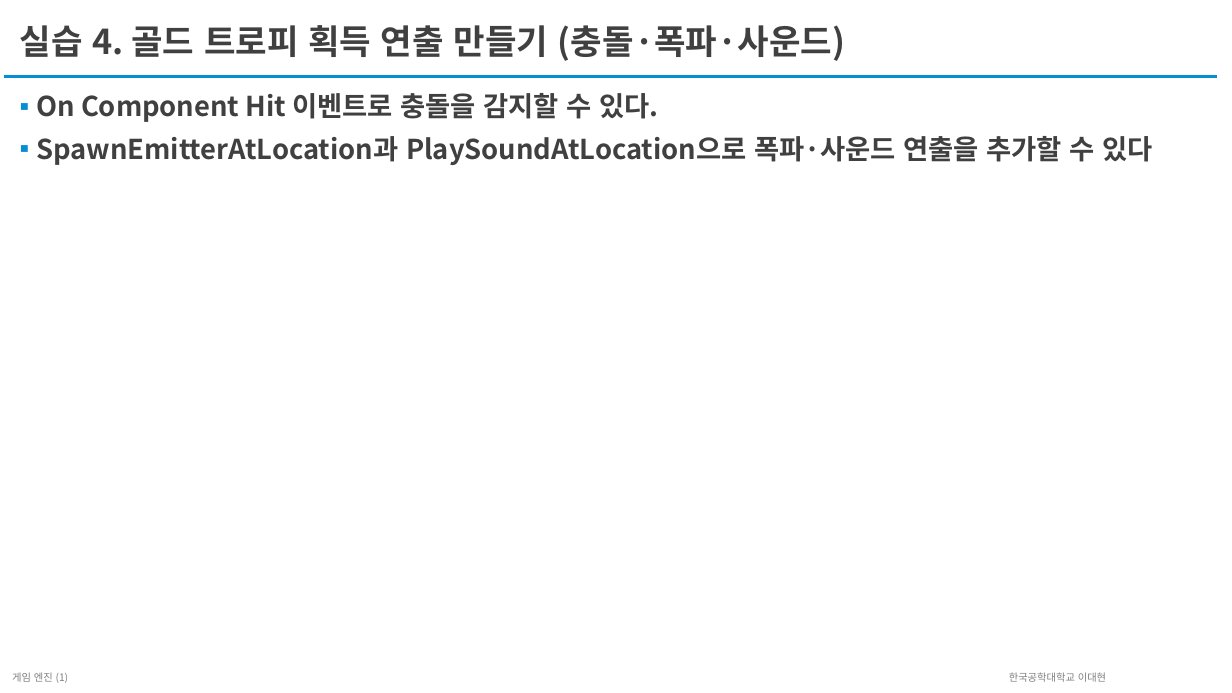
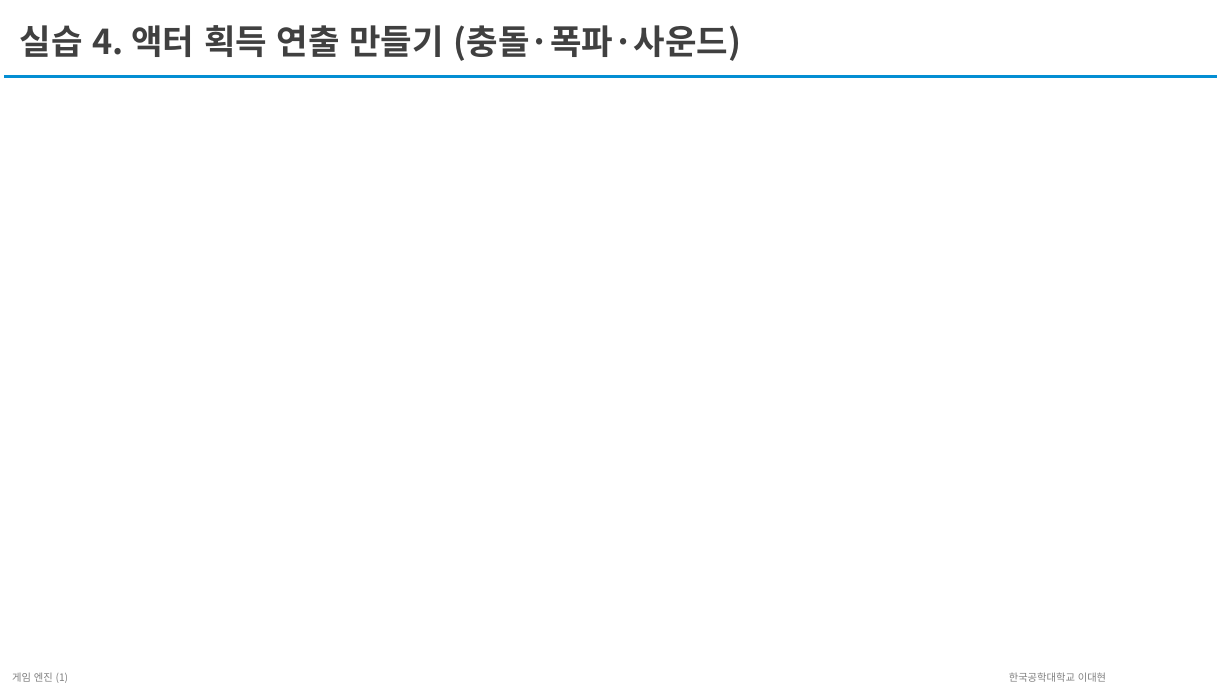
Before and after one commit to unreal-class/kmooc, a slide deck: slide 31 of LectureScript/2주차/2주차-교안-블루프린트 v2.pptx (slide 25 before the commit). Drawn at 1232x693 pixels with LibreOffice and Linux fonts; fonts in the diff are those of the drawing. Boxes give left, top, right and bottom in pixels: in the first picture for what was removed or moved away, otherwise in the second. Text is boxed around its words. In the diff, an @@ line names an element or a change of style, - is before the commit and + after.

```diff
--- a/LectureScript/2주차/2주차-교안-블루프린트 v2.pptx
+++ b/LectureScript/2주차/2주차-교안-블루프린트 v2.pptx
@@ title at [20,25,741,61]: text changed @@
-실습 4. 골드 트로피 획득 연출 만들기 (충돌·폭파·사운드)
+실습 4. 액터 획득 연출 만들기 (충돌·폭파·사운드)
@@ text removed at [36,93,1152,165] @@
-▪ On Component Hit 이벤트로 충돌을 감지할 수 있다.
-▪ SpawnEmitterAtLocation과 PlaySoundAtLocation으로 폭파·사운드 연출을 추가할 수 있다
```
Also in this commit, not shown: 10 other slides changed, 10 slides added, 4 slides removed, 1 other file.
